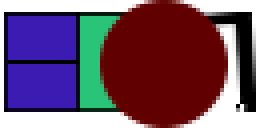
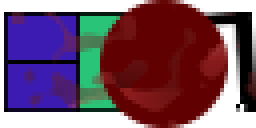
The second 256x128 image is a revision of the first. Changes to its layers:
added layer "Layer 1" (45%) above "Shape 1" over [8, 4, 256, 128]
